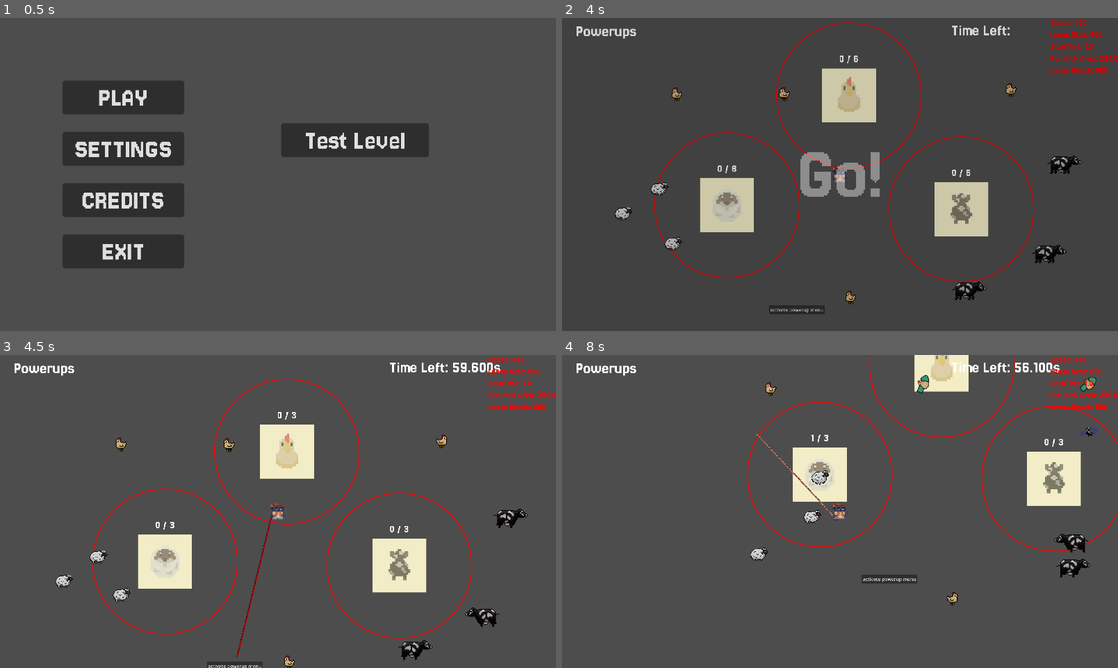
Above: before the commit, frames 1-4 (two rows, left to right).
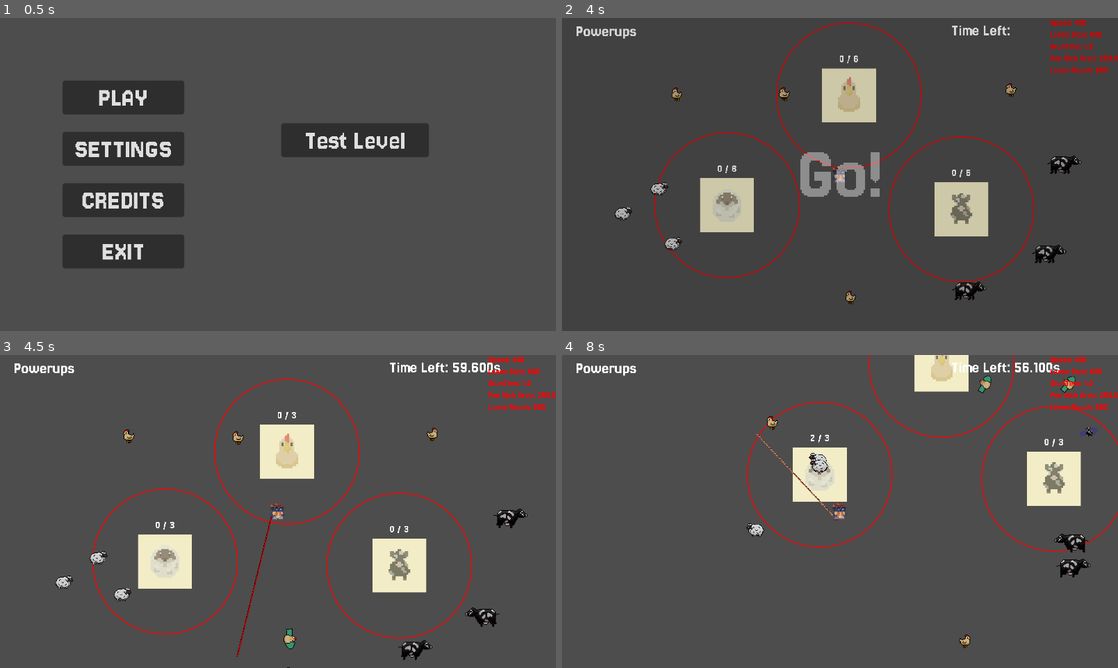
Above: after the commit, the same moments.

Repository: kinghos/GMTK-Game-Jam-2025
Game: Godot game, scene res://scenes/ui/menus/title_screen.tscn
Same seed, same stepped clock (60 frames per second), same inputs: the game is played once before the commit and once after it.
Inputs (mouse positions are in pixels of both pictures, inside the frame that each line leads up to):
- Up to frame 1 (0.5 s): no input
- Up to frame 2 (4 s): click "Test Level" at 0.5 s; move the mouse to (962, 158) at 1.27 s; hold Right (Right) 1.28-2.03 s; hold Space (Kick) 1.28-2.03 s; click (962, 158) at 1.42 s; move the mouse to (728, 190) at 2.02 s; hold S (Down) 2.03-2.78 s; tap Space (Kick) at 2.1, 3.6 s; move the mouse to (895, 105) at 2.77 s; hold Right (Right) 2.78-3.53 s; hold Space (Kick) 2.78-3.53 s; move the mouse to (812, 237) at 3.52 s; hold Up (Up) from 3.53 s (still down); click (812, 237) at 3.67 s
- Up to frame 3 (4.5 s): release Up (Up) at 4.25 s; click (233, 664) at 4.25 s, where only the run before the commit has a clickable "activate powerup menu"
- Up to frame 4 (8 s): move the mouse to (728, 561) at 5.02 s; hold Space (Kick) 5.03-5.78 s; hold Left (Left) 5.03-6.53 s; click (728, 561) at 5.17 s; move the mouse to (1045, 564) at 5.77 s; tap Space (Kick) at 5.85, 7.35 s; click (1045, 564) at 5.92 s; move the mouse to (1017, 452) at 6.52 s; hold S (Down) 6.53-7.28 s; hold Space (Kick) 6.53-7.28 s; click (1017, 452) at 6.67 s; move the mouse to (756, 433) at 7.27 s; hold Right (Right) from 7.28 s (still down)

Frame 1 is identical in both runs. In frame 2, 0.2% of the frame differs, in the area x 37-48%, y 91-95%; in frame 3, 0.9%; in frame 4, 1.3%, in the area x 33-97%, y 6-94%.

Commit message:
minor fixes

Diff:
--- a/scenes/animals/animal.gd
+++ b/scenes/animals/animal.gd
@@ -109,6 +109,7 @@
 	collision_shape_2d.set_deferred("disabled", true)
 	animated_sprite_2d.animation = "idle"
 	if combo_count > 1:
+		combo_count += 1
 		combo_counter.text = "x%s" % combo_count
 		show_combo_count()
 
--- a/scenes/animals/chicken.tscn
+++ b/scenes/animals/chicken.tscn
@@ -212,6 +212,7 @@
 
 [node name="Chicken" instance=ExtResource("1_hmq33")]
 scale = Vector2(2.5, 2.5)
+speed = 175
 type = "Chicken"
 
 [node name="AnimatedSprite2D" parent="." index="0"]
--- a/scenes/animals/sheep.tscn
+++ b/scenes/animals/sheep.tscn
@@ -185,7 +185,7 @@
 
 [node name="Sheep" instance=ExtResource("1_gw4f6")]
 scale = Vector2(2, 2)
-speed = 100
+speed = 110
 type = "Sheep"
 
 [node name="AnimatedSprite2D" parent="." index="0"]
--- a/scenes/levels/level.gd
+++ b/scenes/levels/level.gd
@@ -8,11 +8,6 @@
 func _ready():
 	Globals.current_level = self
 	Globals.pause_menu = $PauseMenu
-	Globals.prevent_pause = false
-
-# Used for test level only
-func _on_button_pressed() -> void:
-	overlay.trigger_powerups_menu()
 
 func _process(_delta: float) -> void:
 	Globals.time_elapsed = game_timer.wait_time - game_timer.time_left
--- a/scenes/levels/test_level.tscn
+++ b/scenes/levels/test_level.tscn
@@ -22,13 +22,6 @@
 
 [node name="Player" parent="." index="6"]
 position = Vector2(868, 438)
-
-[node name="Button" type="Button" parent="." index="8"]
-offset_left = 623.0
-offset_top = 889.0
-offset_right = 815.0
-offset_bottom = 920.0
-text = "activate powerup menu"
 
 [node name="Pen" parent="Pens" index="0" instance=ExtResource("2_fr1um")]
 position = Vector2(478, 544)
@@ -74,5 +67,3 @@
 
 [node name="Chicken4" parent="Animals/Chickens" index="3" instance=ExtResource("5_48ne7")]
 position = Vector2(1458, 131)
-
-[connection signal="pressed" from="Button" to="." method="_on_button_pressed"]
--- a/scenes/ui/gameplay/overlay.tscn
+++ b/scenes/ui/gameplay/overlay.tscn
@@ -6,8 +6,13 @@
 [ext_resource type="Texture2D" uid="uid://du50sjms5y6q4" path="res://assets/graphics/animals/cow_icon.png" id="3_qvqcw"]
 [ext_resource type="Texture2D" uid="uid://14pfdwuwlyrm" path="res://assets/graphics/misc/menu_button_hovering.png" id="4_vc0qd"]
 [ext_resource type="Script" uid="uid://bp0kw2i2ajpgl" path="res://scenes/ui/menus/back_to_title.gd" id="5_vc0qd"]
+[ext_resource type="Shader" uid="uid://bdfqigqj4nw0v" path="res://scenes/ui/background_blur.gdshader" id="6_wlrjj"]
 
 [sub_resource type="PlaceholderTexture2D" id="PlaceholderTexture2D_7jcdj"]
+
+[sub_resource type="ShaderMaterial" id="ShaderMaterial_1vlkb"]
+shader = ExtResource("6_wlrjj")
+shader_parameter/amount = 2.0
 
 [sub_resource type="Animation" id="Animation_gwk6t"]
 length = 0.001
@@ -375,6 +380,7 @@
 theme = ExtResource("2_gdab8")
 
 [node name="ColorRect" type="ColorRect" parent="RoundEnd"]
+material = SubResource("ShaderMaterial_1vlkb")
 layout_mode = 1
 anchors_preset = 15
 anchor_right = 1.0
Not shown: 1 places in scenes/ui/gameplay/overlay.tscn that only renumber resources
